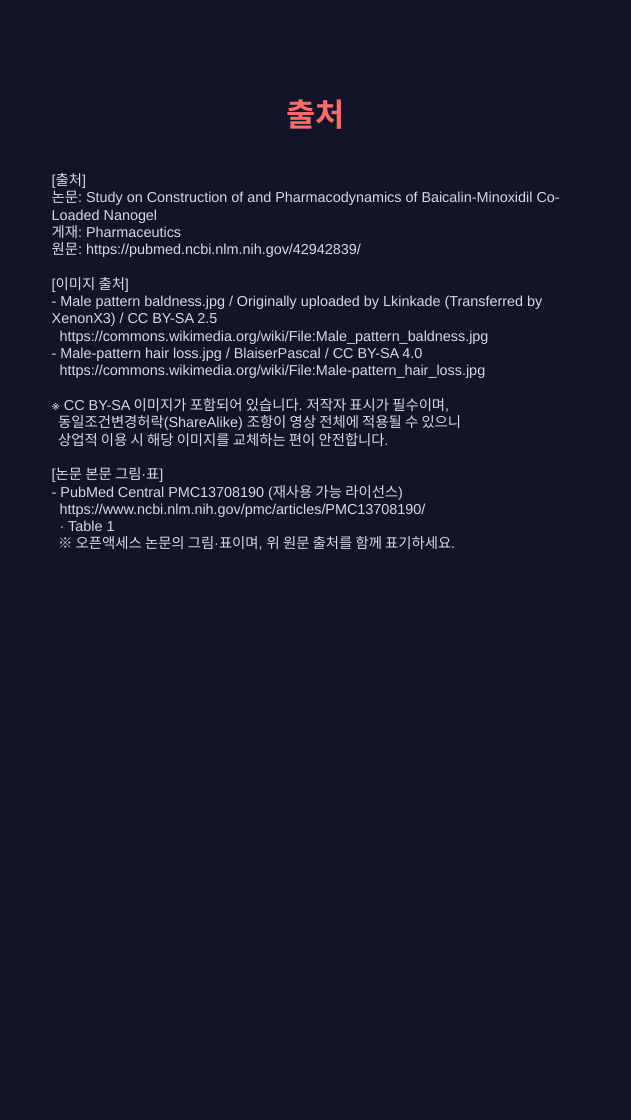
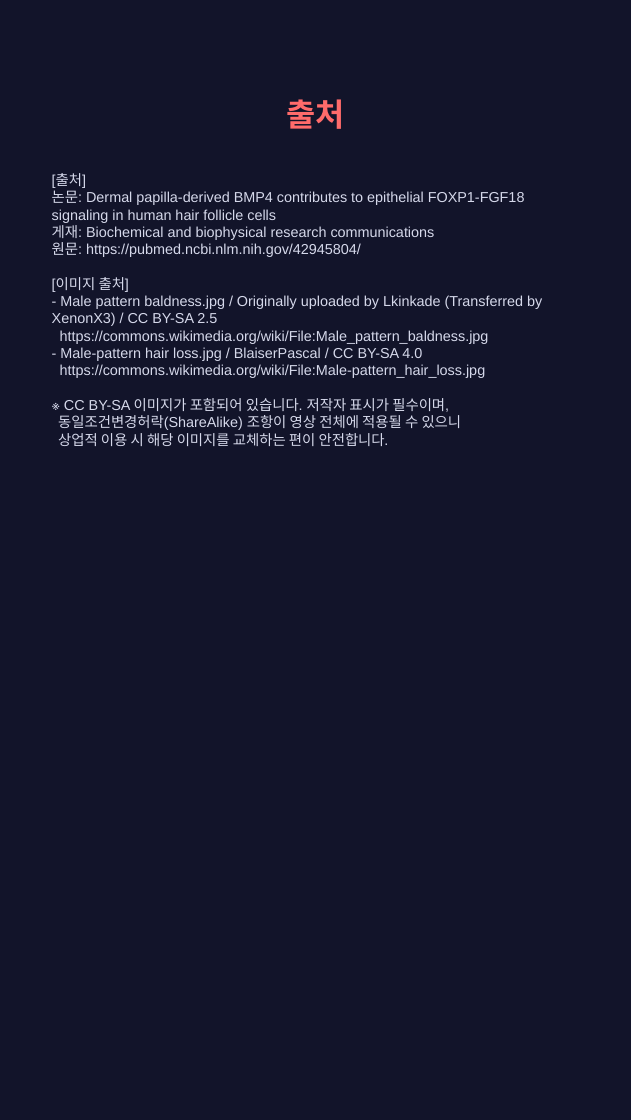
Before and after one commit to hyokang2010-BJ-ANTH/product-builder-test, a slide deck: slide 9 of pwa/data/latest/slides.pptx (slide 11 before the commit). Drawn at 631x1120 pixels with LibreOffice and Linux fonts; fonts in the diff are those of the drawing. Boxes give left, top, right and bottom in pixels: in the first picture for what was removed or moved away, otherwise in the second. Text is boxed around its words. In the diff, an @@ line names an element or a change of style, - is before the commit and + after.

```diff
--- a/pwa/data/latest/slides.pptx
+++ b/pwa/data/latest/slides.pptx
@@ text at (52, 173, 542, 446): text changed @@
-[출처]
-논문: Study on Construction of and Pharmacodynamics of Baicalin-Minoxidil Co-Loaded Nanogel
-게재: Pharmaceutics
-원문: https://pubmed.ncbi.nlm.nih.gov/42942839/
-[이미지 출처]
-- Male pattern baldness.jpg / Originally uploaded by Lkinkade (Transferred by XenonX3) / CC BY-SA 2.5
-https://commons.wikimedia.org/wiki/File:Male_pattern_baldness.jpg
-- Male-pattern hair loss.jpg / BlaiserPascal / CC BY-SA 4.0
-https://commons.wikimedia.org/wiki/File:Male-pattern_hair_loss.jpg
-※ CC BY-SA 이미지가 포함되어 있습니다. 저작자 표시가 필수이며,
-동일조건변경허락(ShareAlike) 조항이 영상 전체에 적용될 수 있으니
-상업적 이용 시 해당 이미지를 교체하는 편이 안전합니다.
-[논문 본문 그림·표]
-- PubMed Central PMC13708190 (재사용 가능 라이선스)
-https://www.ncbi.nlm.nih.gov/pmc/articles/PMC13708190/
-· Table 1
-※ 오픈액세스 논문의 그림·표이며, 위 원문 출처를 함께 표기하세요.
+[출처]
+논문: Dermal papilla-derived BMP4 contributes to epithelial FOXP1-FGF18 signaling in human hair follicle cells
+게재: Biochemical and biophysical research communications
+원문: https://pubmed.ncbi.nlm.nih.gov/42945804/
+[이미지 출처]
+- Male pattern baldness.jpg / Originally uploaded by Lkinkade (Transferred by XenonX3) / CC BY-SA 2.5
+https://commons.wikimedia.org/wiki/File:Male_pattern_baldness.jpg
+- Male-pattern hair loss.jpg / BlaiserPascal / CC BY-SA 4.0
+https://commons.wikimedia.org/wiki/File:Male-pattern_hair_loss.jpg
+※ CC BY-SA 이미지가 포함되어 있습니다. 저작자 표시가 필수이며,
+동일조건변경허락(ShareAlike) 조항이 영상 전체에 적용될 수 있으니
+상업적 이용 시 해당 이미지를 교체하는 편이 안전합니다.
```
Also in this commit, not shown: 1 other slide changed, 5 slides added, 7 slides removed, 27 other files.
